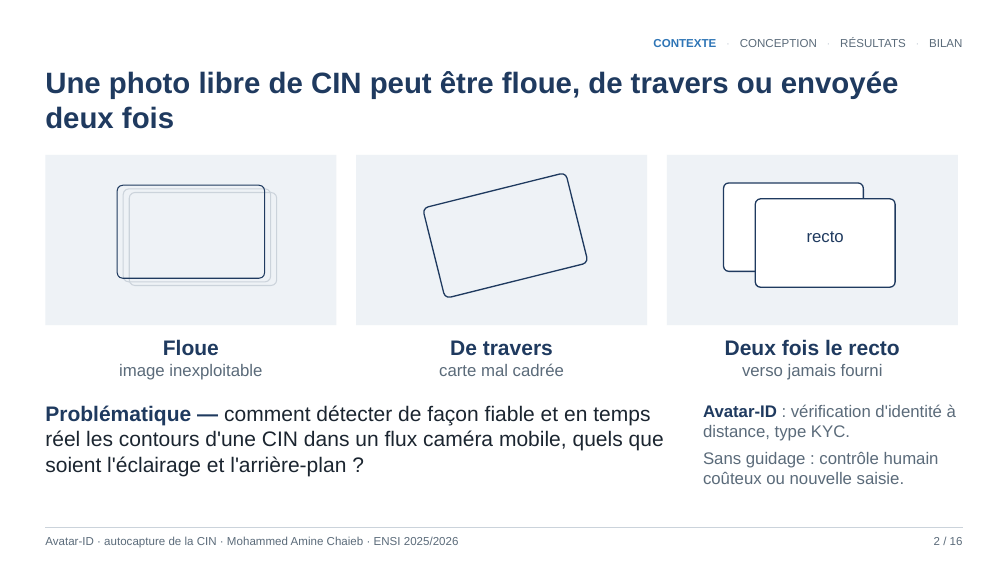
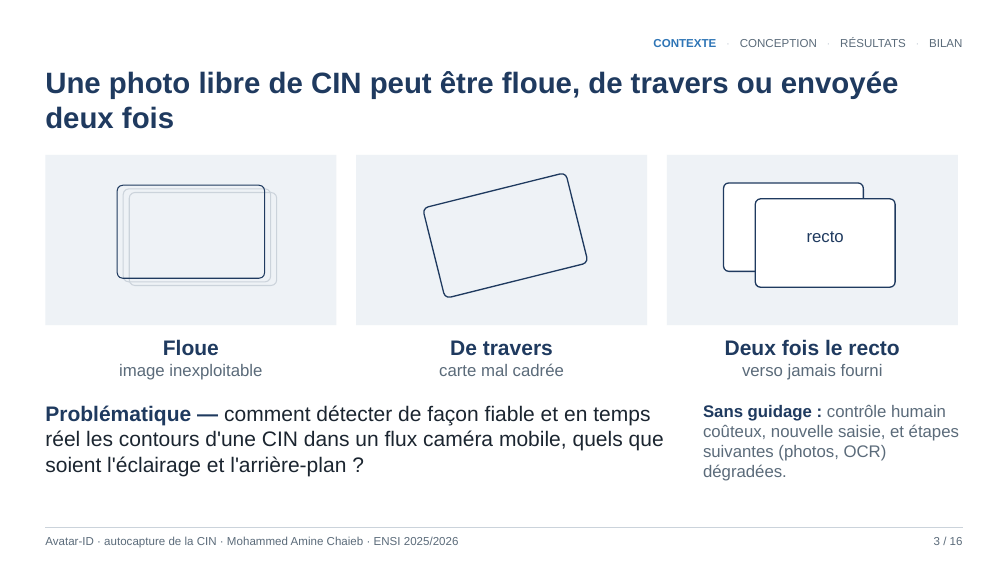
Before and after one commit to mohammedaminechaieb/detection_cin, a slide deck: slide 3 of Soutenance_Stage_ENSI_Final.pptx (slide 2 before the commit). Drawn at 1008x567 pixels with LibreOffice and Linux fonts; fonts in the diff are those of the drawing. Boxes give left, top, right and bottom in pixels: in the first picture for what was removed or moved away, otherwise in the second. Text is boxed around its words. In the diff, an @@ line names an element or a change of style, - is before the commit and + after.

```diff
--- a/Soutenance_Stage_ENSI_Final.pptx
+++ b/Soutenance_Stage_ENSI_Final.pptx
@@ text at (x1=703, y1=405, x2=959, y2=481): text changed @@
-Avatar-ID : vérification d'identité à distance, type KYC.
-Sans guidage : contrôle humain coûteux ou nouvelle saisie.
+Sans guidage : contrôle humain coûteux, nouvelle saisie, et étapes suivantes (photos, OCR) dégradées.
```
Also in this commit, not shown: 3 other slides changed, 2 other files.
